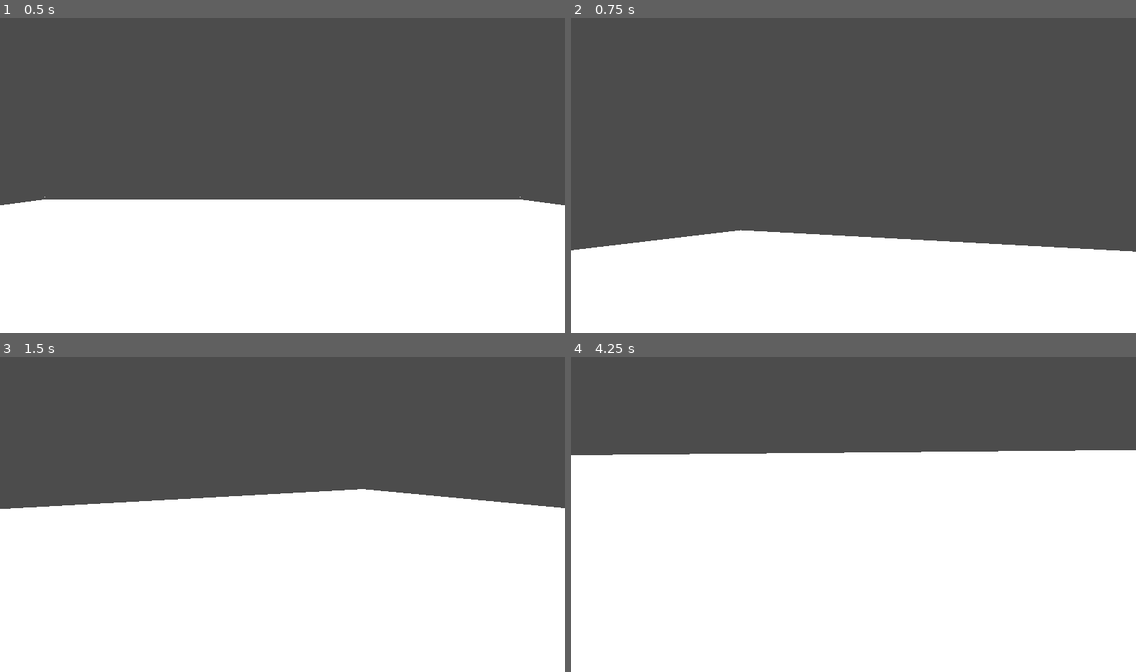
Above: before the commit, frames 1-4 (two rows, left to right).
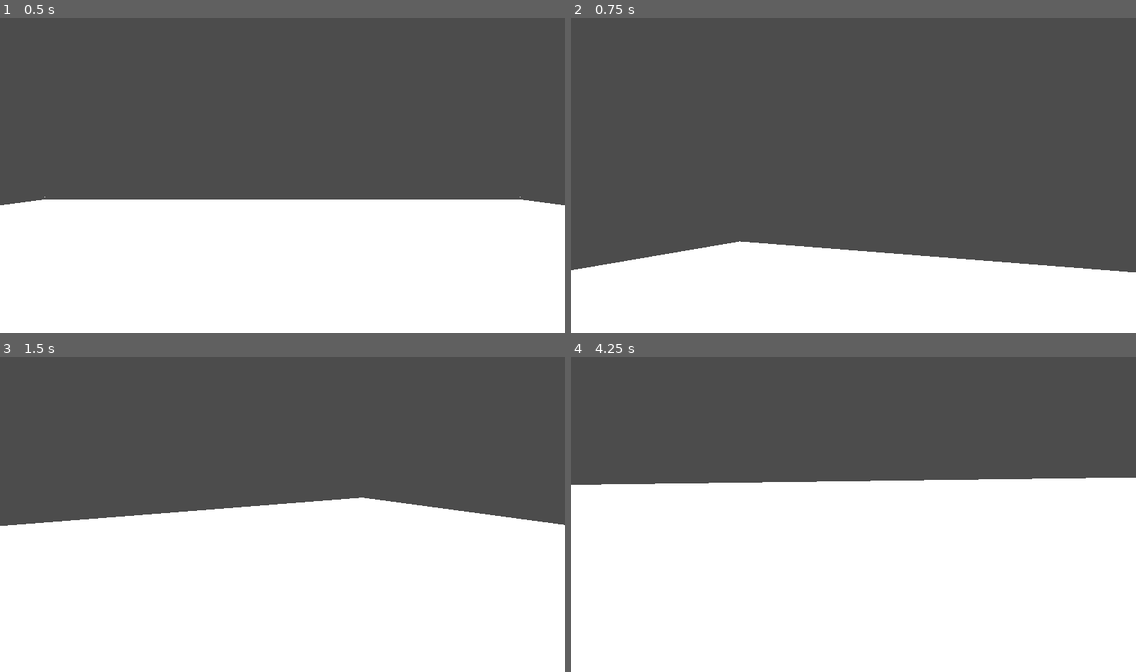
Above: after the commit, the same moments.

Repository: The-Portfolio-Organisation/MagickaTheMagicForest
Game: Godot game, scene res://TestScene.tscn
Two runs of this game, one before a commit and one after it. Both use one fixed random seed, a clock stepped at 60 frames per second and the inputs below.
Inputs (mouse positions are in pixels of both pictures, inside the frame that each line leads up to):
- Up to frame 1 (0.5 s): no input
- Up to frame 2 (0.75 s): tap Enter at 0.5 s; move the mouse to (977, 150) at 0.52 s; hold D (move_right) from 0.53 s (still down); tap Space (jump, bound only after the commit) at 0.6 s
- Up to frame 3 (1.5 s): tap Space (jump, bound only after the commit) at 0.77, 1.07, 1.35 s; move the mouse to (169, 523) at 1.27 s; release D (move_right) at 1.28 s; hold S (move_backward) from 1.28 s (still down)
- Up to frame 4 (4.25 s): tap Space (jump, bound only after the commit) at 1.52, 1.82, 2.1, 2.75, 2.85, 3.02, 3.32, 3.6, 3.77, 4.07 s; move the mouse to (910, 432) at 2.02 s; release S (move_backward) at 2.03 s; hold D (move_right) 2.03-2.78 s; move the mouse to (825, 574) at 2.77 s; hold W (move_forward) 2.78-3.53 s; move the mouse to (1023, 555) at 3.52 s; hold A (move_left) from 3.53 s (still down)

Frame 1 is identical in both runs. In frame 2, 5.1% of the frame differs, in the area x 0-100%, y 67-81%; in frame 3, 4.0%; in frame 4, 9.1%, in the area x 0-100%, y 29-41%.

Commit message:
+ jumping

Diff:
--- a/source/PlayerMovement.gd
+++ b/source/PlayerMovement.gd
@@ -2,6 +2,7 @@
 
 export var speed = 14
 export var fall_acceleration = 75
+export var jump_impulse = 20
 
 var mouse_sens = 0.3
 var camera_anglev = 0
@@ -12,6 +13,7 @@
 func _physics_process(delta):
 	var direction = Vector3.UP
 
+	# Moving
 	if Input.is_action_pressed("move_right"):
 		direction += $Pivot.global_transform.basis.x
 	if Input.is_action_pressed("move_left"):
@@ -29,6 +31,10 @@
 	velocity.y -= fall_acceleration * delta
 	velocity = move_and_slide(velocity, Vector3.UP)
 
+	# Jumping
+	if is_on_floor() and Input.is_action_just_pressed("jump"):
+		velocity.y += jump_impulse
+
 
 func _input(event):
 	print()
--- a/source/TestScene.tscn
+++ b/source/TestScene.tscn
@@ -13,6 +13,8 @@
 [node name="TestScene" type="Spatial"]
 
 [node name="Ground" type="StaticBody" parent="."]
+collision_layer = 2
+collision_mask = 0
 physics_material_override = SubResource( 1 )
 
 [node name="CollisionShape" type="CollisionShape" parent="Ground"]
@@ -27,3 +29,4 @@
 
 [node name="Player" parent="." instance=ExtResource( 1 )]
 transform = Transform( 1, 0, 0, 0, 1, 0, 0, 0, 1, 0, 3.5479, 0 )
+collision_mask = 2
--- a/source/project.godot
+++ b/source/project.godot
@@ -36,6 +36,16 @@
 "events": [ Object(InputEventKey,"resource_local_to_scene":false,"resource_name":"","device":0,"alt":false,"shift":false,"control":false,"meta":false,"command":false,"pressed":false,"scancode":0,"physical_scancode":68,"unicode":0,"echo":false,"script":null)
  ]
 }
+jump={
+"deadzone": 0.5,
+"events": [ Object(InputEventKey,"resource_local_to_scene":false,"resource_name":"","device":0,"alt":false,"shift":false,"control":false,"meta":false,"command":false,"pressed":false,"scancode":0,"physical_scancode":32,"unicode":0,"echo":false,"script":null)
+ ]
+}
+
+[layer_names]
+
+3d_physics/layer_1="player"
+3d_physics/layer_2="world"
 
 [physics]
 
